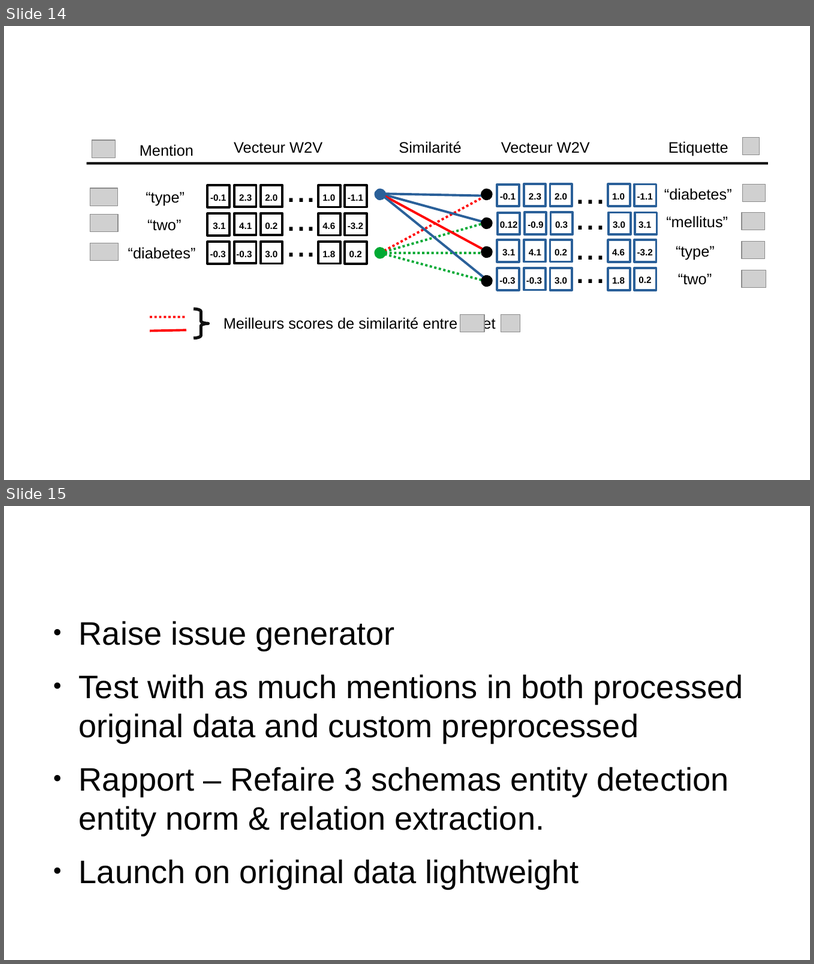
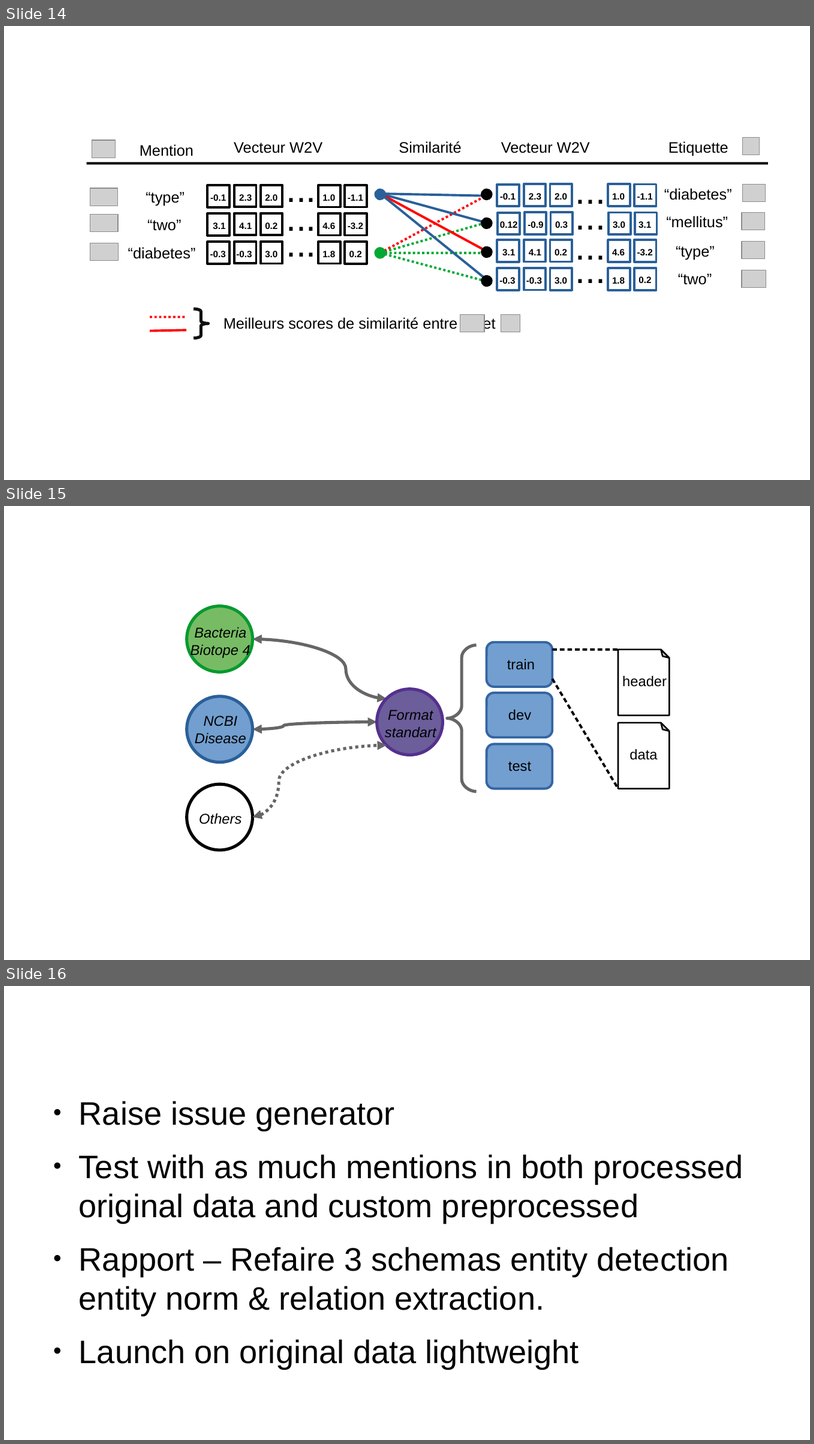
Before and after one commit to atoffano/entity-norm, a slide deck: diapo.odp. Shown one above the other, each under a label of ours: slides 14 and 15 before the commit, slides 14, 15 and 16 after it. The pictures are 814x964 and 814x1444 pixels, drawn with LibreOffice and Linux fonts; fonts in the diff are those of the drawing; grey boxes stand for pictures. Boxes give left, top, right and bottom in pixels: in the first picture for what was removed or moved away, otherwise in the second. Text is boxed around its words. In the diff, an @@ line names an element or a change of style, - is before the commit and + after.

Commit message:
presentation inra

```diff
--- a/diapo.odp
+++ b/diapo.odp
@@ slide 15 added at (4, 506, 810, 960), background #FFFFFF @@
@@ ellipse added at (187, 606, 253, 672), fill #77BC65, outline #069A2E 3 pt @@
@@ text added at (191, 627, 251, 658), 14 pt, text #000000, italic @@
+Bacteria
+Biotope 4
@@ curved double arrow added from (387, 699) to (253, 639), #666666 3 pt @@
@@ freeform shape added at (447, 645, 477, 792), outline #666666 3 pt @@
@@ rounded rectangle added at (487, 642, 553, 687), fill #729FCF, outline #3465A4 2.3 pt @@
@@ line added from (553, 649) to (618, 649), #000000 2.3 pt @@
@@ folded corner added at (618, 649, 670, 715), fill #FFFFFF, outline #000000 1.5 pt @@
@@ text added at (507, 659, 535, 669), 14 pt, text #000000 @@
+train
@@ line added from (553, 679) to (618, 789), #000000 2.3 pt @@
@@ text added at (623, 675, 667, 687), 14 pt, text #000000 @@
+header
@@ ellipse added at (187, 696, 253, 762), fill #729FCF, outline #2A6099 3 pt @@
@@ ellipse added at (377, 689, 443, 755), fill #6B5E9B, outline #55308D 3 pt @@
@@ rounded rectangle added at (487, 693, 553, 737), fill #729FCF, outline #3465A4 2.3 pt @@
@@ text added at (195, 715, 246, 744), 14 pt, text #000000, italic @@
+NCBI Disease
@@ text added at (385, 709, 437, 740), 14 pt, text #000000, italic @@
+Format standart
@@ text added at (509, 709, 531, 720), 14 pt, text #000000 @@
+dev
@@ curved double arrow added from (253, 729) to (377, 722), #666666 3 pt @@
@@ folded corner added at (618, 723, 670, 789), fill #FFFFFF, outline #000000 1.5 pt @@
@@ curved double arrow added from (253, 817) to (387, 745), #666666 3 pt dashed @@
@@ rounded rectangle added at (487, 744, 553, 789), fill #729FCF, outline #3465A4 2.3 pt @@
@@ text added at (630, 748, 657, 760), 14 pt, text #000000 @@
+data
@@ text added at (509, 761, 531, 771), 14 pt, text #000000 @@
+test
@@ ellipse added at (187, 784, 253, 850), fill #FFFFFF, outline #000000 3 pt @@
@@ text added at (199, 813, 242, 824), 14 pt, text #000000, italic @@
+Others
@@ what was slide 15 is now slide 16 @@
```
Also in this commit, not shown: 2 other files.
